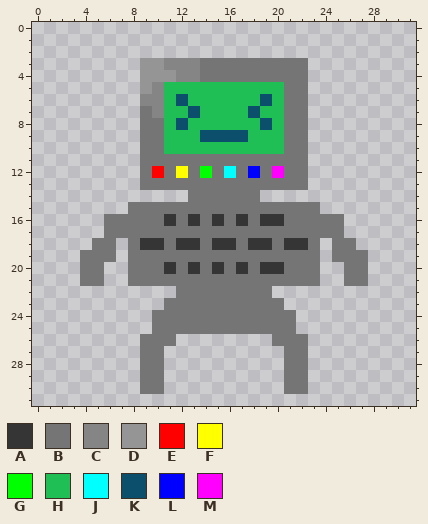
Pixel-art sprite, stored at sprites/Crouch.png. The picture above was drawn from the file before the commit.
The file is 128x128 pixels, drawn in blocks of 4x4; one block is one cell here. Colours within 5 levels of each other are drawn and written as one.
Palette (. is transparent): A #353535  B #757575  C #858585  D #959595  E #ff0000  F #ffff00  G #00ff00  H #20bf55  J #00ffff  K #0b4f6c  L #0000ff  M #ff00ff
Pixels before, first column x 4:
 3 .....DDCCCBBBBBBBBB.....
 4 .....DDDCCBBBBBBBBB.....
 5 .....DCHHHHHHHHHHBB.....
 6 .....CCHKHHHHHHKHBB.....
 7 .....BCHHKHHHHKHHBB.....
 8 .....BBHKHHHHHHKHBB.....
 9 .....BBHHHKKKKHHHBB.....
10 .....BBHHHHHHHHHHBB.....
11 .....BBBBBBBBBBBBBB.....
12 .....BEBFBGBJBLBMBB.....
13 .....BBBBBBBBBBBBBB.....
14 .........BBBBBB.........
15 ....BBBBBBBBBBBBBBBB....
16 ..BBBBBABABABABAABBBBB..
17 ..BBBBBBBBBBBBBBBBBBBB..
18 .BB.BAABAABAABAABAAB.BB.
19 BBB.BBBBBBBBBBBBBBBB.BBB
20 BB..BBBABABABABAABBB..BB
21 BB..BBBBBBBBBBBBBBBB..BB
22 ........BBBBBBBB........
23 .......BBBBBBBBBB.......
24 ......BBBBBBBBBBBB......
25 ......BBBBBBBBBBBB......
26 .....BBB........BBB.....
27 .....BB..........BB.....
28 .....BB..........BB.....
29 .....BB..........BB.....
30 .....BB..........BB.....
And afterwards:
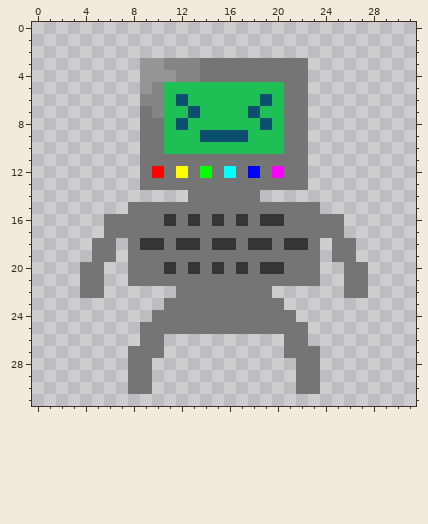
Changes in this commit:
Colour B is added in row 22 at x 4 to 5 and 26 to 27; in row 25 at x 9 and 22; in rows 27 to 30 at x 8 and 23.
Colour B is removed in row 19 at x 4 and 27; in row 26 at x 11 and 20; in rows 28 to 30 at x 10 and 21.
